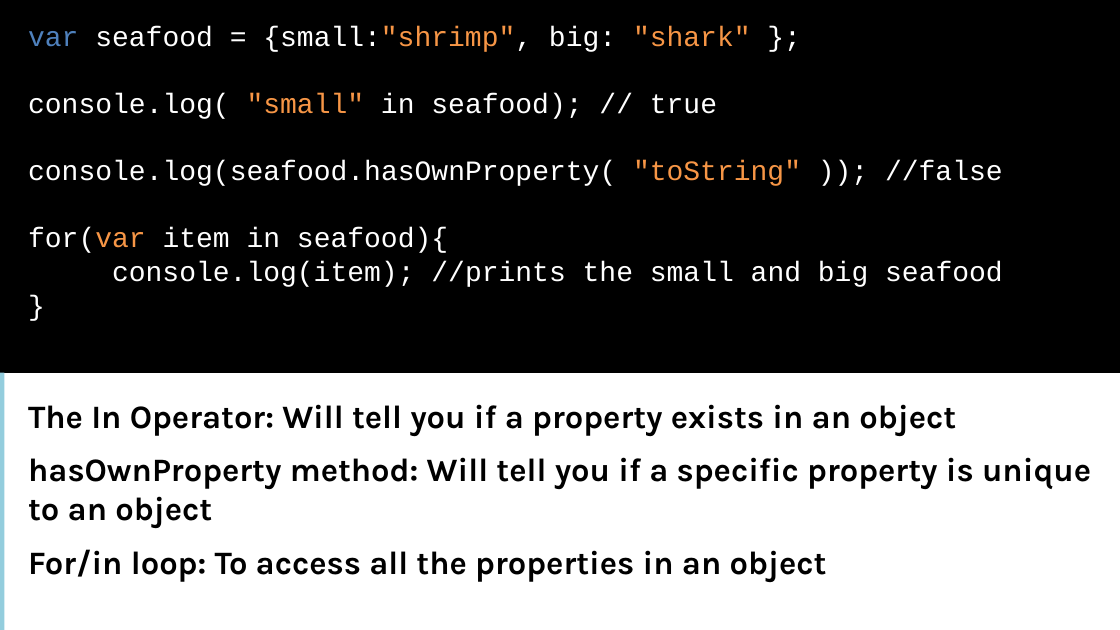
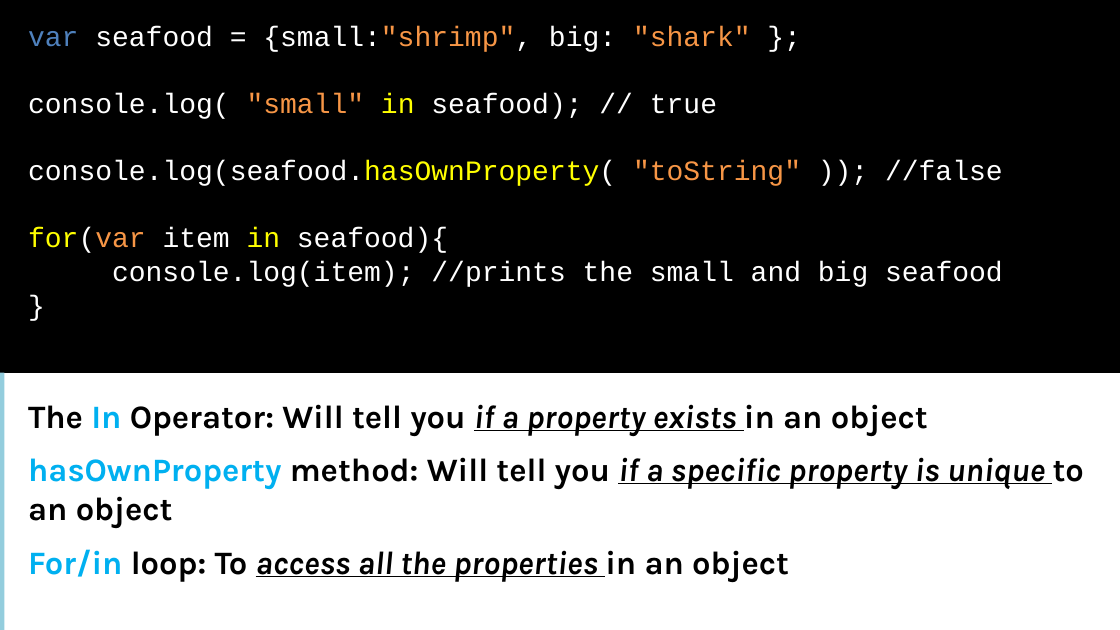
Before and after one commit to xgqfrms/MVA, a slide deck: slide 20 of 01面向有经验开发人员的 JavaScript 课程/MVA resource/02.pptx. Drawn at 1120x630 pixels with LibreOffice and Linux fonts; fonts in the diff are those of the drawing. Boxes give left, top, right and bottom in pixels: in the first picture for what was removed or moved away, otherwise in the second. Text is boxed around its words. In the diff, an @@ line names an element or a change of style, - is before the commit and + after.

```diff
--- a/01面向有经验开发人员的 JavaScript 课程/MVA resource/02.pptx
+++ b/01面向有经验开发人员的 JavaScript 课程/MVA resource/02.pptx
@@ text at (x1=28, y1=93, x2=1003, y2=253): text colour #FFFFFF to #FFFF00 in "in", "console.log(seafood.hasOwnProperty(", "for(var in" @@
@@ text "The In Operator: Will tell ..." at (x1=28, y1=404, x2=1084, y2=582): text colour #000000 to #00B0F0 in "In", "hasOwnProperty", "For/in"; italic on, underline on in "if a property exists", "if a specific property is unique", "access all the properties" @@
```
Also in this commit, not shown: 10 other slides changed, 4 other files.
